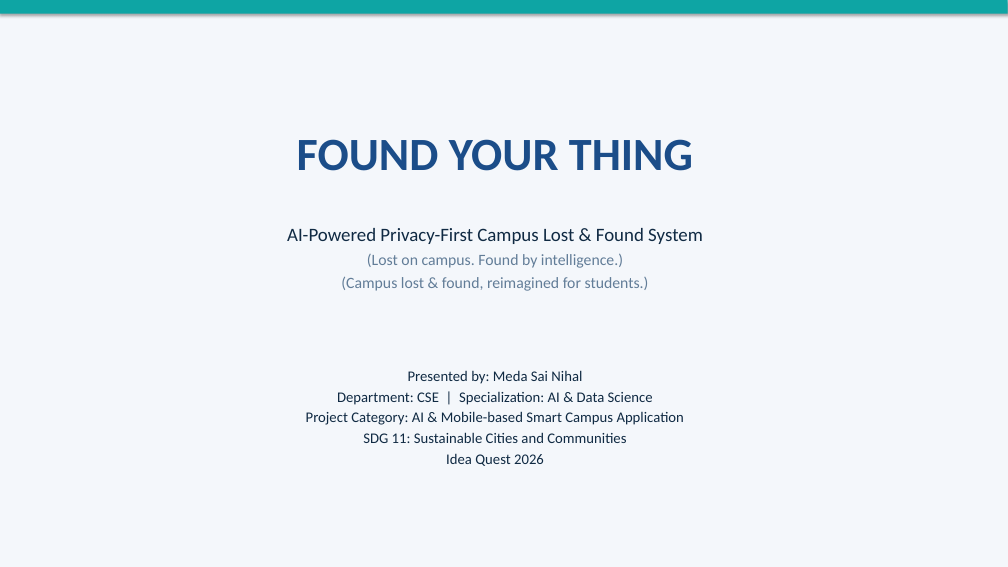
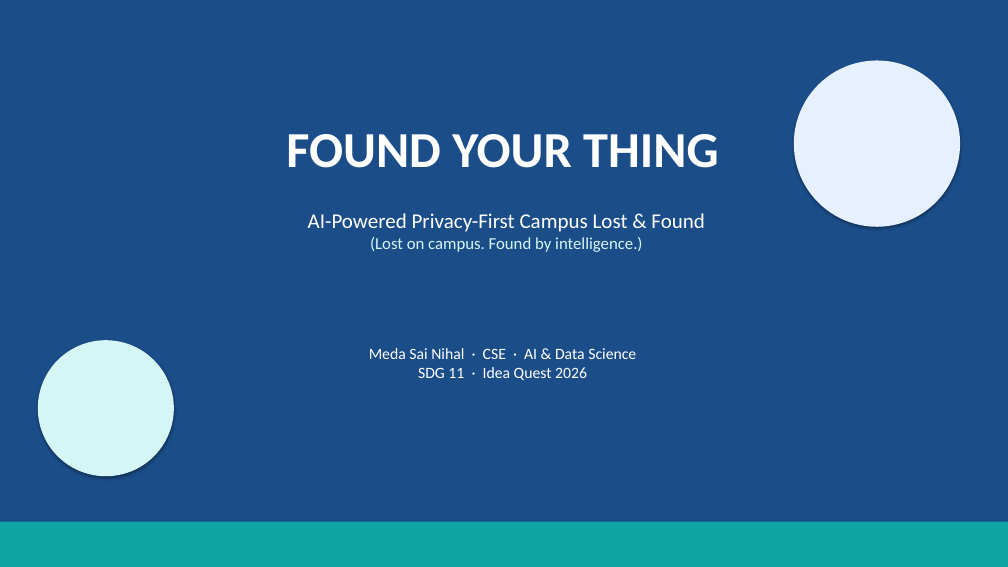
Before and after one commit to sainihalmeda-ai/FoundYourThing, a slide deck: slide 1 of docs/FoundYourThing_IdeaQuest2026.pptx. Drawn at 1008x567 pixels with LibreOffice and Linux fonts; fonts in the diff are those of the drawing. Boxes give left, top, right and bottom in pixels: in the first picture for what was removed or moved away, otherwise in the second. Text is boxed around its words. In the diff, an @@ line names an element or a change of style, - is before the commit and + after.

```diff
--- a/docs/FoundYourThing_IdeaQuest2026.pptx
+++ b/docs/FoundYourThing_IdeaQuest2026.pptx
@@ background #F4F7FB to #1B4D89 @@
@@ ellipse added at bbox=[794, 60, 960, 227], fill #E6F0FF @@
@@ text "FOUND YOUR THING": place and size @@
-text "FOUND YOUR THING" at bbox=[297, 139, 693, 171]
+text "FOUND YOUR THING" at bbox=[286, 134, 718, 168]
@@ text "FOUND YOUR THING" at bbox=[286, 134, 718, 168]: size 44 to 48 pt, text colour #1B4D89 to #FFFFFF @@
@@ text "AI-Powered Privacy-First Campus Lost & ...": place and size @@
-text "AI-Powered Privacy-First Campus Lost & ..." at bbox=[287, 228, 703, 291]
+text "AI-Powered Privacy-First Campus Lost & ..." at bbox=[308, 213, 705, 252]
@@ text at bbox=[308, 213, 705, 232]: text changed; size 18 to 20 pt; text colour #102A43 to #FFFFFF @@
-AI-Powered Privacy-First Campus Lost & Found System
+AI-Powered Privacy-First Campus Lost & Found
@@ text at bbox=[370, 237, 642, 252]: size 15 to 16 pt, text colour #627D98 to #D6F6F5 in "(Lost on campus. Found by intelligence.)"; less space between paragraphs @@
@@ text at bbox=[341, 277, 649, 291]: paragraph removed @@
-(Campus lost & found, reimagined for students.)
@@ ellipse added at bbox=[38, 340, 174, 476], fill #D6F6F5 @@
@@ text at bbox=[369, 348, 636, 380]: text changed; size 14 to 15 pt; text colour #102A43 to #FFFFFF @@
-Presented by: Meda Sai Nihal
-Department: CSE | Specialization: AI & Data Science
-Project Category: AI & Mobile-based Smart Campus Application
-SDG 11: Sustainable Cities and Communities
-Idea Quest 2026
+Meda Sai Nihal · CSE · AI & Data Science
+SDG 11 · Idea Quest 2026
@@ rectangle: place and size @@
-rectangle at bbox=[0, 0, 1008, 14]
+rectangle at bbox=[0, 522, 1008, 567]
```
Also in this commit, not shown: 7 other slides changed, 2 slides added, 2 slides removed, 1 other file.
